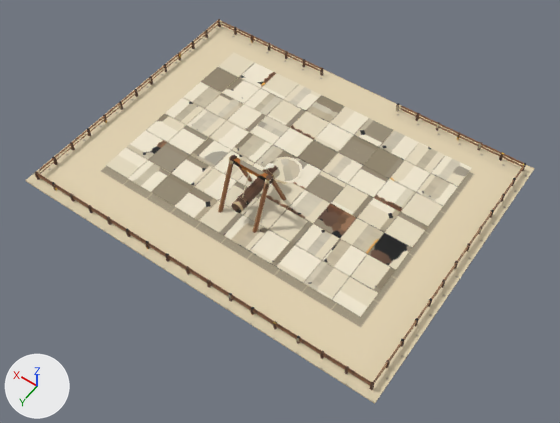
Two versions of the FBX model assets/stations/area_guard_1_5.fbx, one commit apart.
Rendered twice from a 50 mm lens placed at (-121.5, 171.3, 244.3), pointed at (-9.8, 14.8, -1.6). The axes (+X, +Y, +Z) are drawn at lower left. The lights are the same throughout. The older version comes first.

Script lines for the objects in view, before the commit:
```python
me_area_guard_1_5_body = bpy.data.meshes.new('area_guard_1_5_body')
me_area_guard_1_5_body.from_pydata(...)  # 1292 vertices, 997 faces; spans x -84.0..84.0, y -64.0..64.0, z 0.0..25.0
me_area_guard_1_5_body.materials.append(mat_area_guard_1_5_baked)  # picture img_area_guard_1_5_png
ob_area_guard_1_5_body = bpy.data.objects.new('area_guard_1_5_body', me_area_guard_1_5_body)
ob_area_guard_1_5_body.location = (0.0, 0.0, 0.0)
```
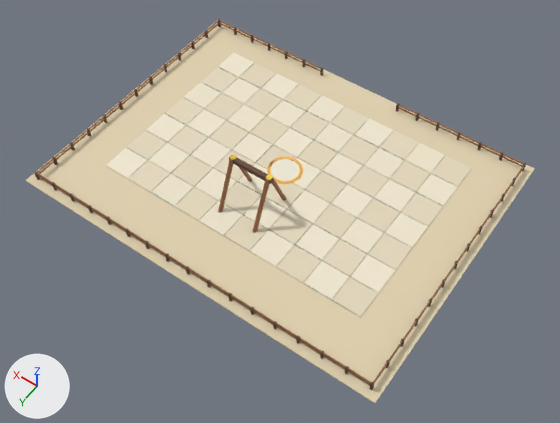
Pixel boxes [x1, y1, x2, y2] of what changed, in the pictures (560 x 423 px):
part 1 of me_area_guard_1_5_body, deleted (brown)
    before: [231, 163, 280, 213]
part 2 of me_area_guard_1_5_body, surface changed
    both: [31, 19, 534, 404]

Edits to the bpy script that builds the scene:
```text
Change me_area_guard_1_5_body:
    used by ob_area_guard_1_5_body; location = (0.0, 0.0, 0.0)
    remove me_area_guard_1_5_body.from_pydata(...)  # 1292 vertices, 997 faces; spans x -84.0..84.0, y -64.0..64.0, z 0.0..25.0
    add me_area_guard_1_5_body.from_pydata(...)  # 1212 vertices, 945 faces; spans x -84.0..84.0, y -64.0..64.0, z 0.0..25.0
    me_area_guard_1_5_body part 1: 6 loose pieces with 80 vertices, spanning x -3.0..3.0, y 5.0..30.0, z 6.0..22.0, are deleted
    me_area_guard_1_5_body part 2: 927 kept faces spanning x -84.0..84.0, y -64.0..64.0, z 0.0..25.0 get new texture (UV) coordinates
```
